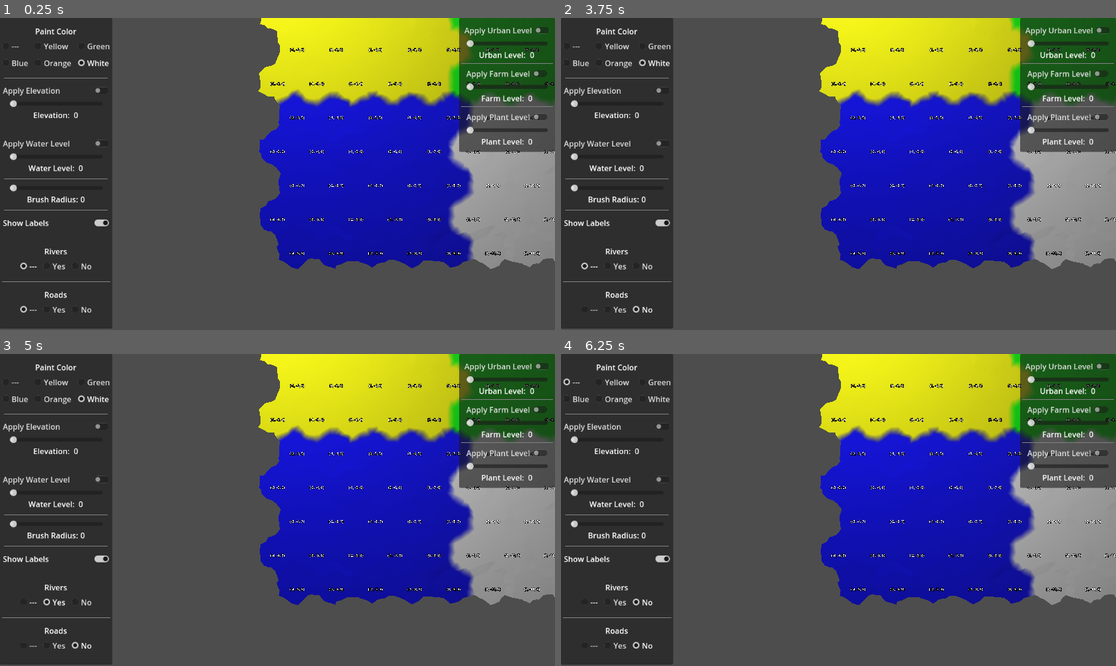
Above: before the commit, frames 1-4 (two rows, left to right).
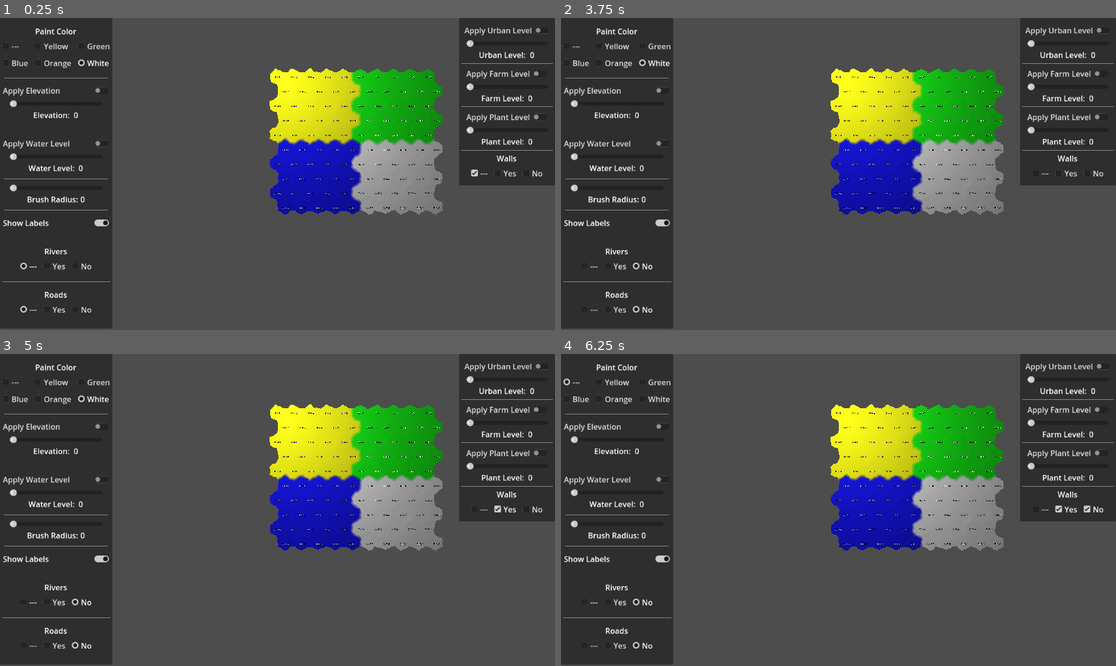
Above: after the commit, the same moments.

Repository: davepruitt/hex_map_godot
Game: Godot game, scene res://scenes/main.tscn
Same seed, same stepped clock (60 frames per second), same inputs: the game is played once before the commit and once after it.
Inputs:
- Up to frame 1 (0.25 s): no input
- Up to frame 2 (3.75 s): click "Yes" at 0.5 s; click "No" at 1.25 s; click "Yes" at 2 s; click "No" at 2.75 s; click "---" at 3.5 s
- Up to frame 3 (5 s): click "Yes" at 4.25 s
- Up to frame 4 (6.25 s): click "No" at 5 s; click "---" at 5.75 s

The runs differ from the first frame. In frame 1, 35% of the frame differs, in the area x 46-100%, y 0-81%; in frame 2, 35%; in frame 3, 35%, in the area x 7-100%, y 0-81%; in frame 4, 35%.

Commit message:
Completed through section 1.2 of tutorial 10

Diff:
--- a/hex_project_godot/scenes/main.tscn
+++ b/hex_project_godot/scenes/main.tscn
@@ -25,7 +25,7 @@
 transform = Transform3D(1, 0, 0, 0, -4.37114e-08, 1, 0, -1, -4.37114e-08, 0, 0, 0)
 
 [node name="Stick" type="Node3D" parent="HexMapCamera/Swivel"]
-transform = Transform3D(1, 0, 0, 0, 1, 0, 0, 0, 1, 0, 0, 8)
+transform = Transform3D(1, 0, 0, 0, 1, 0, 0, 0, 1, 0, 0, 20)
 
 [node name="MainCamera" type="Camera3D" parent="HexMapCamera/Swivel/Stick"]
 
@@ -412,6 +412,33 @@
 [node name="PlantLevelValueLabel" type="Label" parent="CanvasLayer/PanelContainer2/MarginContainer/VBoxContainer/HBoxContainer3"]
 layout_mode = 2
 text = "0"
+
+[node name="HSeparator3" type="HSeparator" parent="CanvasLayer/PanelContainer2/MarginContainer/VBoxContainer"]
+layout_mode = 2
+
+[node name="WallsLabel" type="Label" parent="CanvasLayer/PanelContainer2/MarginContainer/VBoxContainer"]
+layout_mode = 2
+size_flags_horizontal = 4
+text = "Walls"
+
+[node name="HBoxContainer4" type="HBoxContainer" parent="CanvasLayer/PanelContainer2/MarginContainer/VBoxContainer"]
+layout_mode = 2
+size_flags_horizontal = 4
+
+[node name="CheckBox_WallsIgnore" type="CheckBox" parent="CanvasLayer/PanelContainer2/MarginContainer/VBoxContainer/HBoxContainer4"]
+layout_mode = 2
+focus_mode = 0
+text = "---	"
+
+[node name="CheckBox_WallsYes" type="CheckBox" parent="CanvasLayer/PanelContainer2/MarginContainer/VBoxContainer/HBoxContainer4"]
+layout_mode = 2
+focus_mode = 0
+text = "Yes"
+
+[node name="CheckBox_WallsNo" type="CheckBox" parent="CanvasLayer/PanelContainer2/MarginContainer/VBoxContainer/HBoxContainer4"]
+layout_mode = 2
+focus_mode = 0
+text = "No"
 
 [connection signal="pressed" from="CanvasLayer/PanelContainer/VBoxContainer/GridContainer/CheckBox_NoColor" to="." method="_on_check_box_no_color_pressed"]
 [connection signal="pressed" from="CanvasLayer/PanelContainer/VBoxContainer/GridContainer/CheckBox_ColorYellow" to="." method="_on_check_box_color_yellow_pressed"]
@@ -437,3 +464,6 @@
 [connection signal="value_changed" from="CanvasLayer/PanelContainer2/MarginContainer/VBoxContainer/MarginContainer2/FarmLevelSlider" to="." method="_on_farm_level_slider_value_changed"]
 [connection signal="toggled" from="CanvasLayer/PanelContainer2/MarginContainer/VBoxContainer/CheckButton_PlantLevel" to="." method="_on_check_button_plant_level_toggled"]
 [connection signal="value_changed" from="CanvasLayer/PanelContainer2/MarginContainer/VBoxContainer/MarginContainer3/PlantLevelSlider" to="." method="_on_plant_level_slider_value_changed"]
+[connection signal="pressed" from="CanvasLayer/PanelContainer2/MarginContainer/VBoxContainer/HBoxContainer4/CheckBox_WallsIgnore" to="." method="_on_check_box_walls_ignore_pressed"]
+[connection signal="pressed" from="CanvasLayer/PanelContainer2/MarginContainer/VBoxContainer/HBoxContainer4/CheckBox_WallsYes" to="." method="_on_check_box_walls_yes_pressed"]
+[connection signal="pressed" from="CanvasLayer/PanelContainer2/MarginContainer/VBoxContainer/HBoxContainer4/CheckBox_WallsNo" to="." method="_on_check_box_walls_no_pressed"]
--- a/hex_project_godot/scripts/hex_cell.gd
+++ b/hex_project_godot/scripts/hex_cell.gd
@@ -32,6 +32,8 @@
 var _farm_level: int = 0
 
 var _plant_level: int = 0
+
+var _walled: bool = false
 
 #endregion
 
@@ -186,7 +188,13 @@
 			_plant_level = value
 			_refresh_self_only()
 
-
+var walled: bool:
+	get:
+		return _walled
+	set(value):
+		if (_walled != value):
+			_walled = value
+			_refresh()
 
 #endregion
 
--- a/hex_project_godot/scripts/hex_map_camera.gd
+++ b/hex_project_godot/scripts/hex_map_camera.gd
@@ -3,8 +3,8 @@
 
 #region Exported data members
 
-@export var stick_min_zoom : float = 2.0
-@export var stick_max_zoom : float = 8.0
+@export var stick_min_zoom : float = 6.0
+@export var stick_max_zoom : float = 20.0
 @export var swivel_min_zoom : float = -45
 @export var swivel_max_zoom : float = -90
 @export var movement_speed_min_zoom : float = 25
--- a/hex_project_godot/scripts/main.gd
+++ b/hex_project_godot/scripts/main.gd
@@ -34,6 +34,7 @@
 
 var river_mode: Enums.OptionalToggle = Enums.OptionalToggle.Ignore
 var road_mode: Enums.OptionalToggle = Enums.OptionalToggle.Ignore
+var walls_mode: Enums.OptionalToggle = Enums.OptionalToggle.Ignore
 
 #endregion
 
@@ -74,6 +75,10 @@
 @onready var check_button_plant_level := $CanvasLayer/PanelContainer2/MarginContainer/VBoxContainer/CheckButton_PlantLevel
 @onready var plant_level_value_label := $CanvasLayer/PanelContainer2/MarginContainer/VBoxContainer/HBoxContainer3/PlantLevelValueLabel
 
+@onready var check_button_walls_ignore := $CanvasLayer/PanelContainer2/MarginContainer/VBoxContainer/HBoxContainer4/CheckBox_WallsIgnore
+@onready var check_button_walls_yes := $CanvasLayer/PanelContainer2/MarginContainer/VBoxContainer/HBoxContainer4/CheckBox_WallsYes
+@onready var check_button_walls_no := $CanvasLayer/PanelContainer2/MarginContainer/VBoxContainer/HBoxContainer4/CheckBox_WallsNo
+
 #endregion
 
 #region Private data members
@@ -250,6 +255,19 @@
 func _on_plant_level_slider_value_changed(value: float) -> void:
 	_set_plant_level(value)
 	plant_level_value_label.text = str(value)
+
+
+func _on_check_box_walls_ignore_pressed() -> void:
+	pass # Replace with function body.
+
+
+func _on_check_box_walls_yes_pressed() -> void:
+	pass # Replace with function body.
+
+
+func _on_check_box_walls_no_pressed() -> void:
+	pass # Replace with function body.
+
 
 #endregion
 
@@ -291,6 +309,13 @@
 	elif (road_mode == Enums.OptionalToggle.No):
 		check_button_roads_no.set_pressed_no_signal(true)
 
+	if (walls_mode == Enums.OptionalToggle.Ignore):
+		check_button_walls_ignore.set_pressed_no_signal(true)
+	elif (walls_mode == Enums.OptionalToggle.Yes):
+		check_button_walls_yes.set_pressed_no_signal(true)
+	elif (walls_mode == Enums.OptionalToggle.No):
+		check_button_walls_no.set_pressed_no_signal(true)
+
 func show_ui (visible: bool) -> void:
 	hex_grid.show_ui(visible)
 
@@ -369,6 +394,10 @@
 		if (road_mode == Enums.OptionalToggle.No):
 			cell.remove_roads()
 
+		#Add or remove walls
+		if (walls_mode != Enums.OptionalToggle.Ignore):
+			cell.walled = (walls_mode == Enums.OptionalToggle.Yes)
+
 		#Check to see if a drag event was completed
 		if (_is_drag):
 			var opposite_direction = HexDirectionsClass.opposite(_drag_direction)
@@ -412,6 +441,9 @@
 func _set_plant_level (level: float) -> void:
 	active_plant_level = int(level)
 
+func _set_wall_mode (mode: int) -> void:
+	walls_mode = mode
+
 func _validate_drag () -> void:
 	#Set the initial drag direction
 	_drag_direction = HexDirectionsClass.HexDirections.NE
